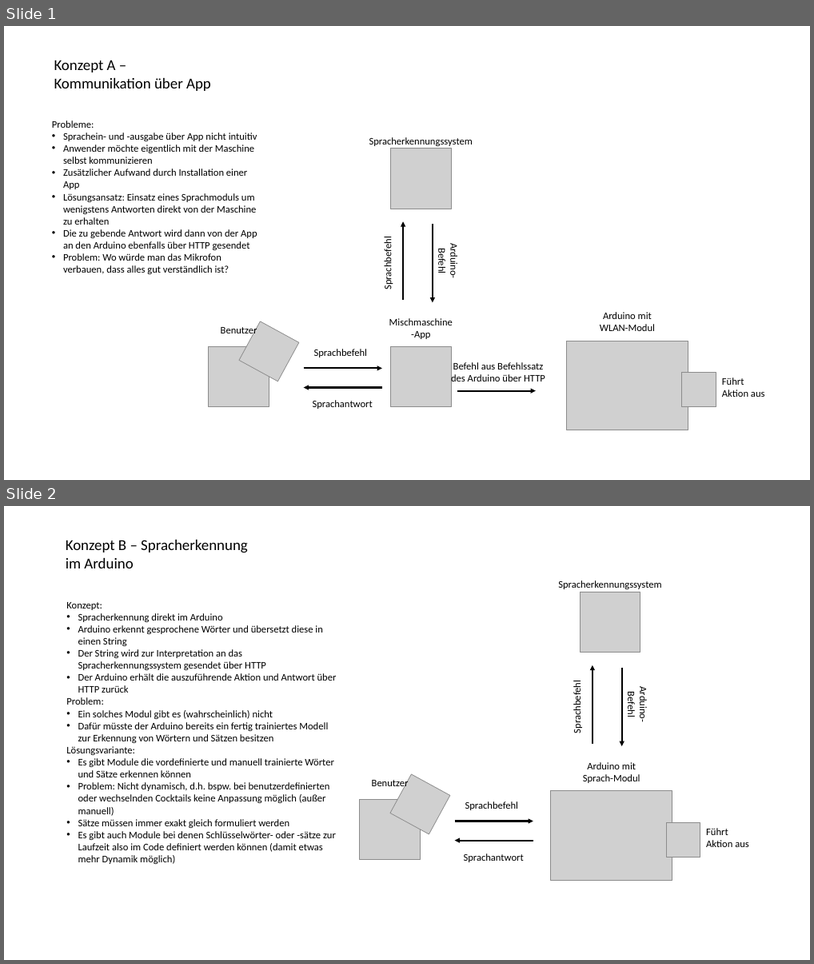
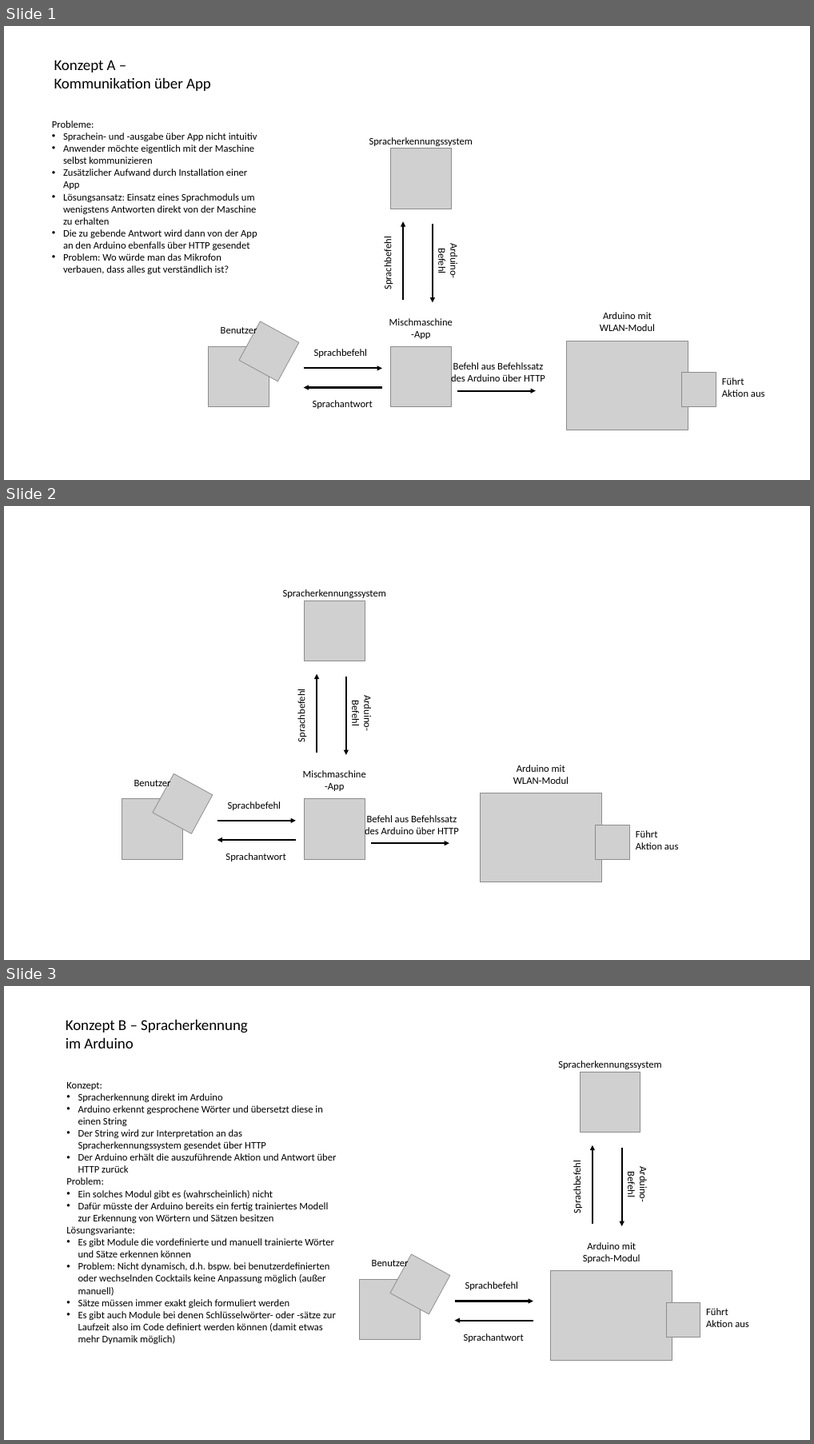
Before and after one commit to fgervasi-cell/Studienarbeit, a slide deck: Konzept_Diagramme/Diagramme.pptx. Shown one above the other, each under a label of ours: slides 1 and 2 before the commit, slides 1, 2 and 3 after it. The pictures are 814x964 and 814x1444 pixels, drawn with LibreOffice and Linux fonts; fonts in the diff are those of the drawing; grey boxes stand for pictures. Boxes give left, top, right and bottom in pixels: in the first picture for what was removed or moved away, otherwise in the second. Text is boxed around its words. In the diff, an @@ line names an element or a change of style, - is before the commit and + after.

```diff
--- a/Konzept_Diagramme/Diagramme.pptx
+++ b/Konzept_Diagramme/Diagramme.pptx
@@ slide 2 added at (4, 506, 810, 960), background #FFFFFF @@
@@ group added at (122, 589, 679, 882): 10 texts, 6 pictures, 5 arrows @@
+Mischmaschine-App
+Benutzer
+Arduino mit WLAN-Modul
+Sprachbefehl
+Sprachantwort
+Befehl aus Befehlssatz des Arduino über HTTP
+Führt Aktion aus
+Spracherkennungssystem
+Sprachbefehl
+Arduino-Befehl
@@ what was slide 2 is now slide 3 @@
```
Also in this commit, not shown: 1 other slide added, 23 other files.
